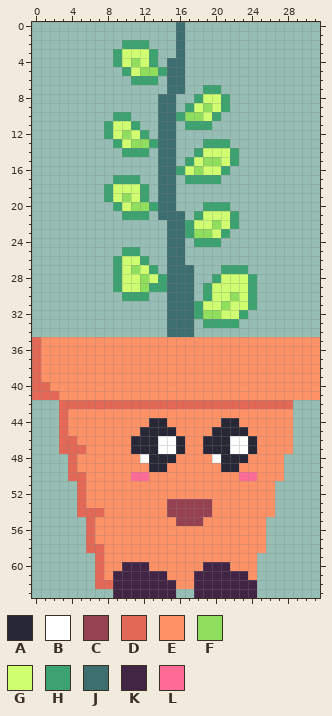
Two versions of one pixel-art sprite, Assets/Sprites/character.png. Above, as it was before the edit.
The file is 32x64 pixels.
Palette (. is transparent): A #272736  B #ffffff  C #964253  D #e36956  E #ff9166  F #8fde5d  G #cfff70  H #3ca370  J #3d6e70  K #422445  L #ff6b97
Pixels before, first column x 0:
 0 ................J...............
 1 ................J...............
 2 ..........HHH...J...............
 3 .........HGGGH..J...............
 4 .........HGFGH.JJ...............
 5 ..........HGFFHJJ...............
 6 ...........HHH.JJ...............
 7 ...............JJ..HH...........
 8 ..............JJ..HGGH..........
 9 ..............JJ.HGFGH..........
10 .........HH...JJHFFGH...........
11 ........HGGH..JJ.HHH............
12 ........HGFGH.JJ................
13 .........HGFFHJJ...HHH..........
14 ..........HHH.JJ..HGGGH.........
15 ..............JJ.HGFFGH.........
16 ..............JJHGFGGH..........
17 .........HHH..JJ.HHHH...........
18 ........HGGGH.JJ................
19 ........HGFGH.JJ................
20 .........HGFFHJJ...HHH..........
21 ..........HHH.JJJ.HGGGH.........
22 ...............JJHGGFGH.........
23 ...............JJHFFGH..........
24 ...............JJ.HHH...........
25 ..........HH...JJ...............
26 .........HGGH..JJ...............
27 .........HGFGH.JJJ...HHH........
28 .........HGGFGHJJJ..HGGGH.......
29 .........HGGFHHJJJ.HGGGGH.......
30 ..........HHH..JJJ.HGGFGH.......
31 ...............JJJHGGFGGH.......
32 ...............JJJHFFGGH........
33 ...............JJJ.HHHH.........
34 ...............JJJ..............
35 DEEEEEEEEEEEEEEEEEEEEEEEEEEEEEEE
36 DEEEEEEEEEEEEEEEEEEEEEEEEEEEEEEE
37 DEEEEEEEEEEEEEEEEEEEEEEEEEEEEEEE
38 DEEEEEEEEEEEEEEEEEEEEEEEEEEEEEEE
39 DEEEEEEEEEEEEEEEEEEEEEEEEEEEEEEE
40 DDEEEEEEEEEEEEEEEEEEEEEEEEEEEEEE
41 DDDEEEEEEEEEEEEEEEEEEEEEEEEEEEEE
42 ...DDDDDDDDDDDDDDDDDDDDDDDDDD...
43 ...DEEEEEEEEEEEEEEEEEEEEEEEEE...
44 ...DEEEEEEEEEAAEEEEEEAAEEEEEE...
45 ...DEEEEEEEEAAAAEEEEAAAAEEEEE...
46 ...DDEEEEEEAAABBAEEAAABBAEEEE...
47 ...DDDEEEEEAAABBAEEAAABBAEEEE...
48 ....DEEEEEEEBAAAEEEEBAAAEEEE....
49 ....DEEEEEEEEAAEEEEEEAAEEEEE....
50 ....DDEEEEELLEEEEEEEEEELLEEE....
51 .....DEEEEEEEEEEEEEEEEEEEEE.....
52 .....DEEEEEEEEEEEEEEEEEEEEE.....
53 .....DEEEEEEEEECCCCCEEEEEEE.....
54 .....DDDEEEEEEECCCCCEEEEEEE.....
55 ......DEEEEEEEEECCCEEEEEEE......
56 ......DEEEEEEEEEEEEEEEEEEE......
57 ......DEEEEEEEEEEEEEEEEEEE......
58 ......DDEEEEEEEEEEEEEEEEEE......
59 .......DEEEEEEEEEEEEEEEEE.......
60 .......DEEKKKEEEEEEKKKEEE.......
61 .......DEKKKKKKEEEKKKKKKE.......
62 .......DDKKKKKKKEEKKKKKKK.......
63 .........KKKKKKK..KKKKKKK.......
New version:
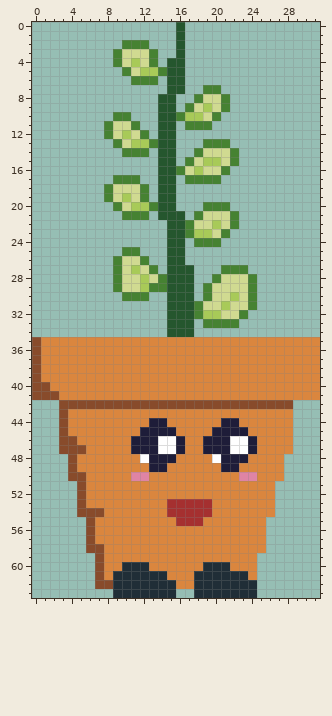
Author's note on the commit: Change color palette
The exact change:
colour A: #272736 -> #1e1d39
colour C: #964253 -> #a53030
colour D: #e36956 -> #884b2b
colour E: #ff9166 -> #da863e
colour F: #8fde5d -> #a8ca58
colour G: #cfff70 -> #d0da91
colour H: #3ca370 -> #468232
colour J: #3d6e70 -> #25562e
colour K: #422445 -> #202e37
colour L: #ff6b97 -> #df84a5
Boxes around the changes in both pictures, in picture pixels (x1, y1, x2, y2):
changed: (32, 22, 320, 598)
